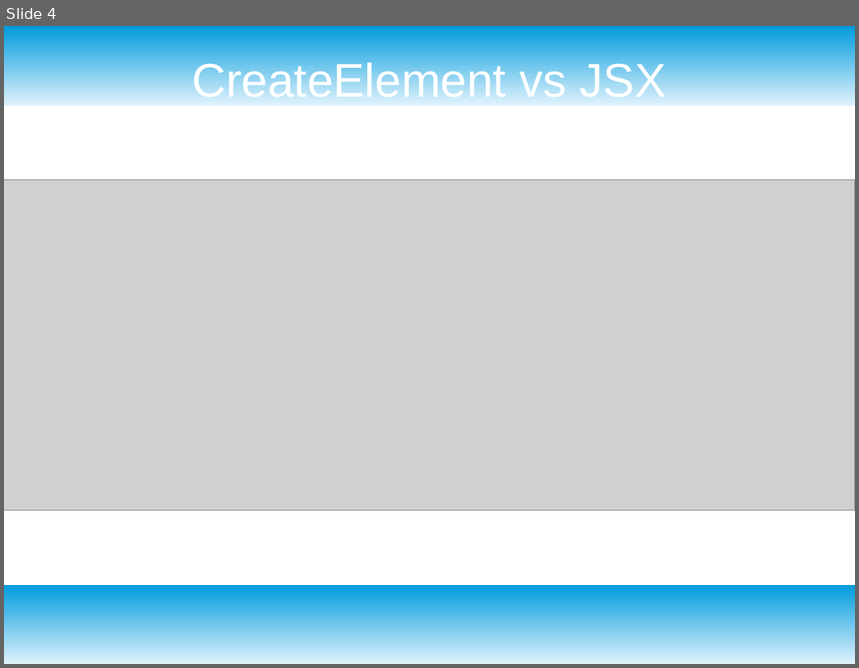
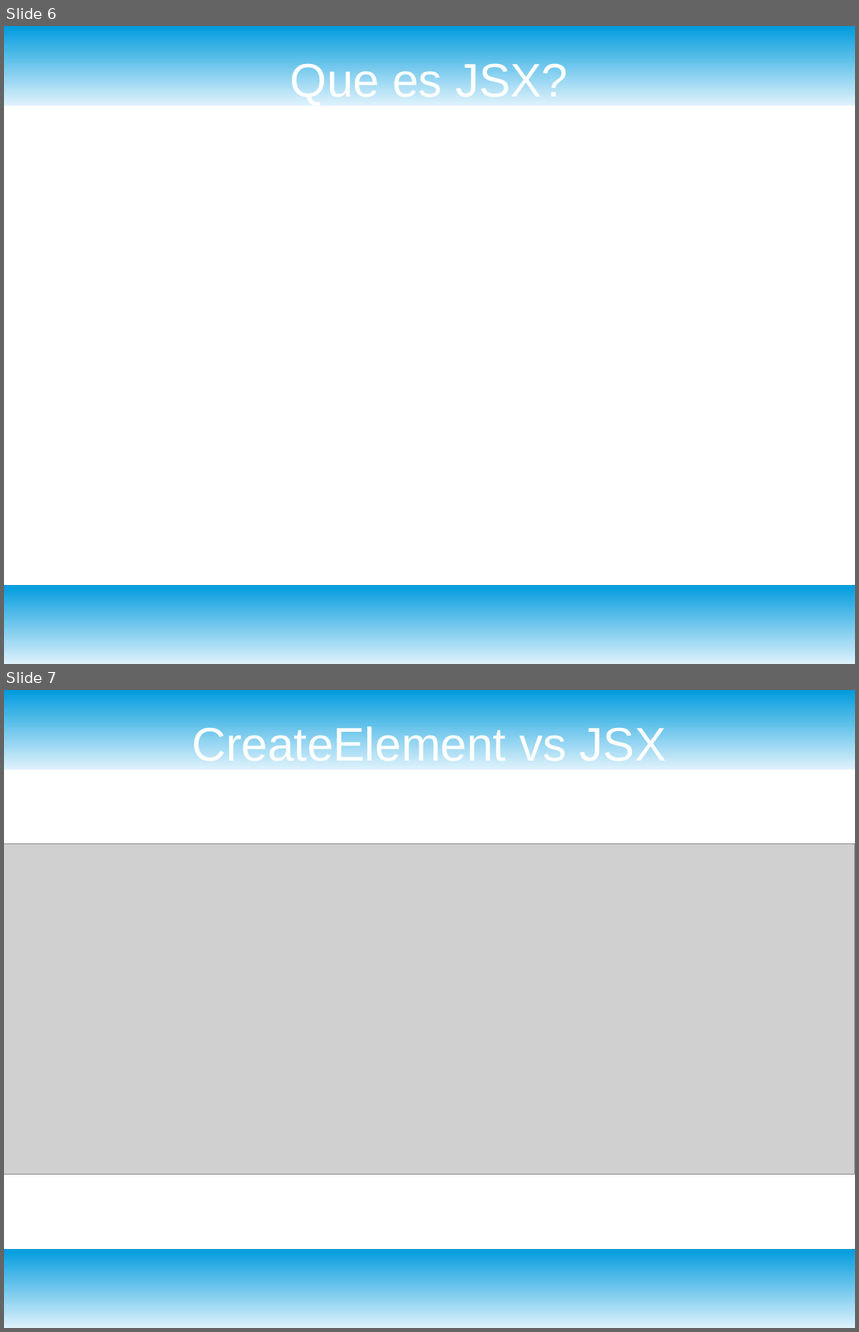
Before and after one commit to ProfeSantiago/ReactJS, a slide deck: 1) Entrada & Salida/Intro React.odp. Shown one above the other, each under a label of ours: slide 4 before the commit, slides 6 and 7 after it. The pictures are 859x668 and 859x1332 pixels, drawn with LibreOffice and Linux fonts; fonts in the diff are those of the drawing; grey boxes stand for pictures. Boxes give left, top, right and bottom in pixels: in the first picture for what was removed or moved away, otherwise in the second. Text is boxed around its words. In the diff, an @@ line names an element or a change of style, - is before the commit and + after.

```diff
--- a/1) Entrada & Salida/Intro React.odp
+++ b/1) Entrada & Salida/Intro React.odp
@@ slide 6 added at bbox=[4, 26, 855, 664], background #FFFFFF; not listed: 2 template elements that a slide beside it also shows @@
@@ title added at bbox=[291, 59, 568, 106], 44 pt, text #FFFFFF @@
+Que es JSX?
@@ what was slide 4 is now slide 7 @@
```
Also in this commit, not shown: 1 slide changed, 2 other slides added.
